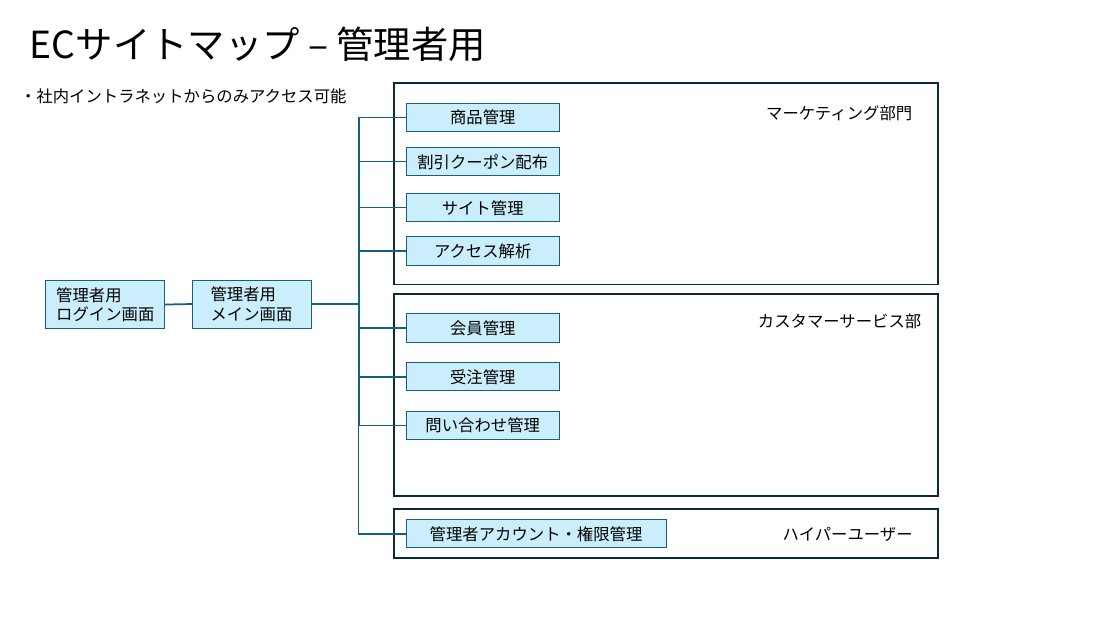
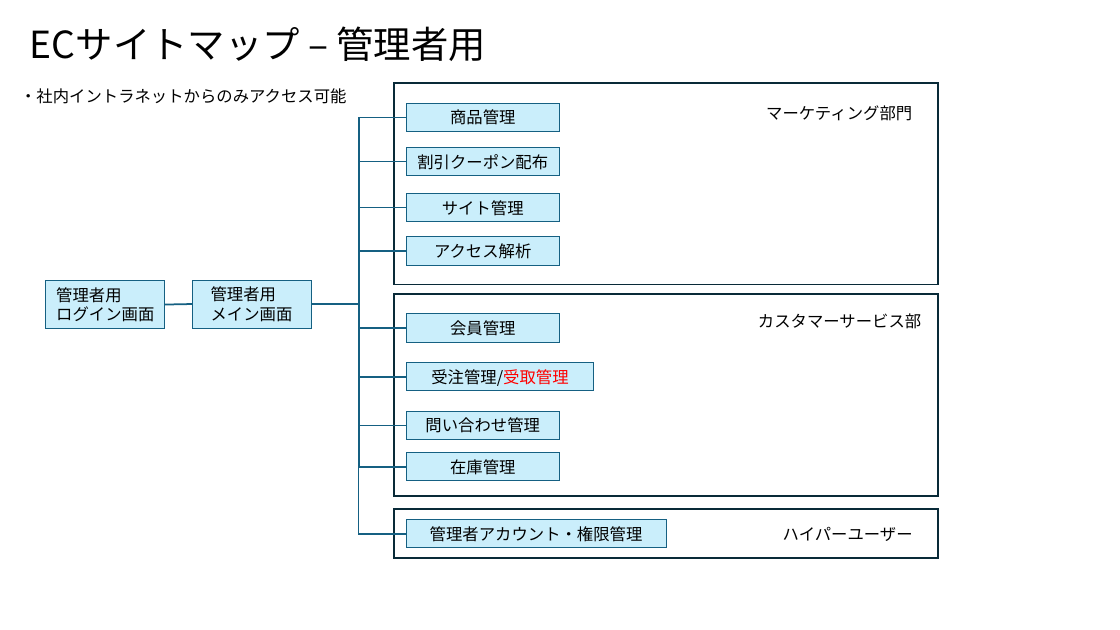
Before and after one commit to NaoyaIshizumi-Pasona/pm-cause-ec, a slide deck: slide 3 of 提案書/別紙3_ECサイトマップ.pptx. Drawn at 1120x630 pixels with LibreOffice and Linux fonts; fonts in the diff are those of the drawing. Boxes give left, top, right and bottom in pixels: in the first picture for what was removed or moved away, otherwise in the second. Text is boxed around its words. In the diff, an @@ line names an element or a change of style, - is before the commit and + after.

```diff
--- a/提案書/別紙3_ECサイトマップ.pptx
+++ b/提案書/別紙3_ECサイトマップ.pptx
@@ elbow line added from (311, 304) to (407, 467), #156082 1.5 pt @@
@@ rectangle "受注管理/受取管理" resized from (x1=407, y1=363, x2=560, y2=392) to (x1=407, y1=363, x2=594, y2=392) @@
@@ text in rectangle at (x1=431, y1=369, x2=568, y2=386): text changed @@
-受注管理
+受注管理/受取管理
@@ rectangle added at (x1=407, y1=453, x2=560, y2=481), fill #CAEEFB, outline #156082 0.75 pt, 14 pt, text #000000 @@
+在庫管理
```
Also in this commit, not shown: 2 other files.
